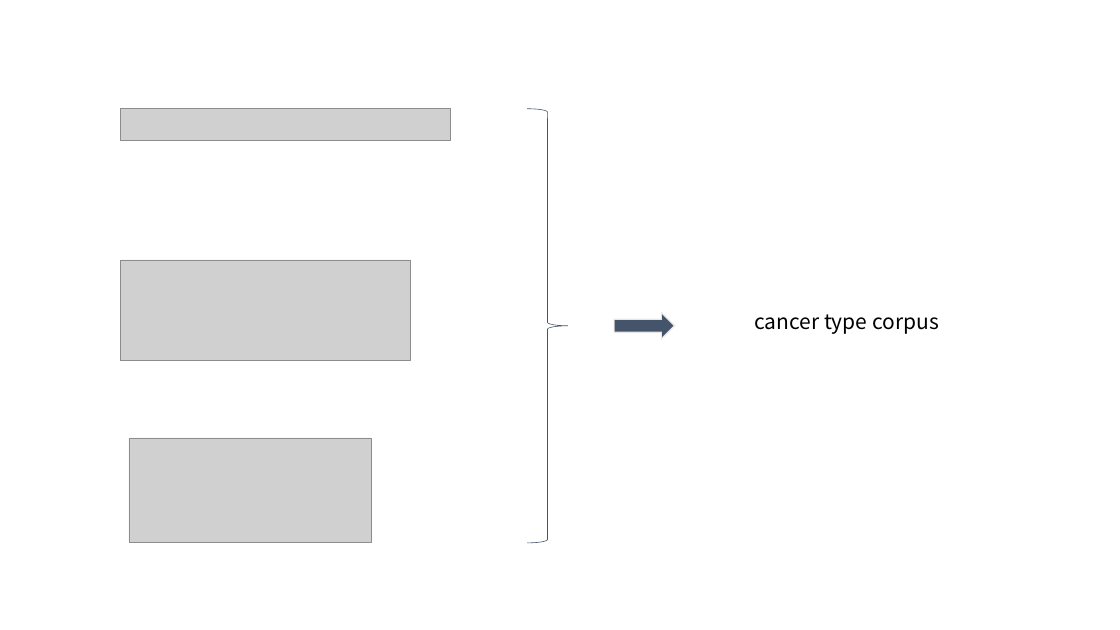
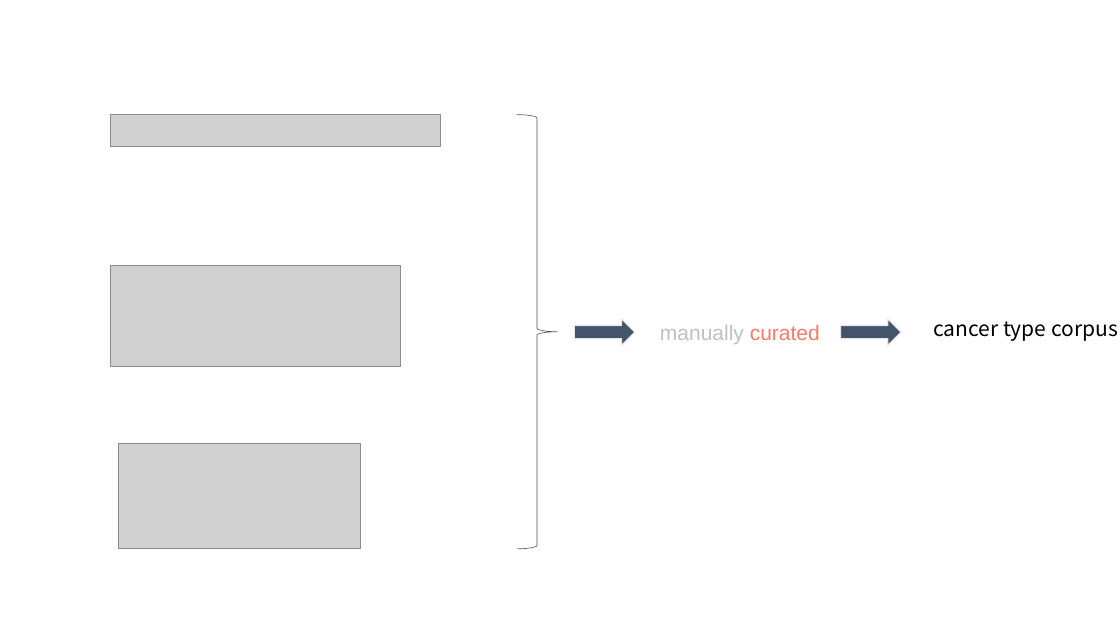
Before and after one commit to HongYhong/cocoon, a slide deck: slide 2 of static/workflow_pic.pptx. Drawn at 1120x630 pixels with LibreOffice and Linux fonts; fonts in the diff are those of the drawing; grey boxes stand for pictures. Boxes give left, top, right and bottom in pixels: in the first picture for what was removed or moved away, otherwise in the second. Text is boxed around its words. In the diff, an @@ line names an element or a change of style, - is before the commit and + after.

```diff
--- a/static/workflow_pic.pptx
+++ b/static/workflow_pic.pptx
@@ 3 pictures, 1 right brace: place and size @@
-3 pictures, 1 right brace at (120, 108, 569, 543)
+3 pictures, 1 right brace at (110, 115, 558, 549)
@@ right arrow: place and size @@
-right arrow at (614, 313, 675, 339)
+right arrow at (575, 319, 635, 345)
@@ text added at (660, 325, 820, 344), 18 pt, text #BDC1C6 @@
+manually curated
@@ right arrow added at (841, 319, 902, 345), fill #44546A, outline #E7E6E6 1 pt @@
@@ text "cancer type corpus": place and size @@
-text "cancer type corpus" at (754, 314, 939, 334)
+text "cancer type corpus" at (933, 321, 1118, 341)
```
Also in this commit, not shown: 1 other slide changed, 5 other files.
